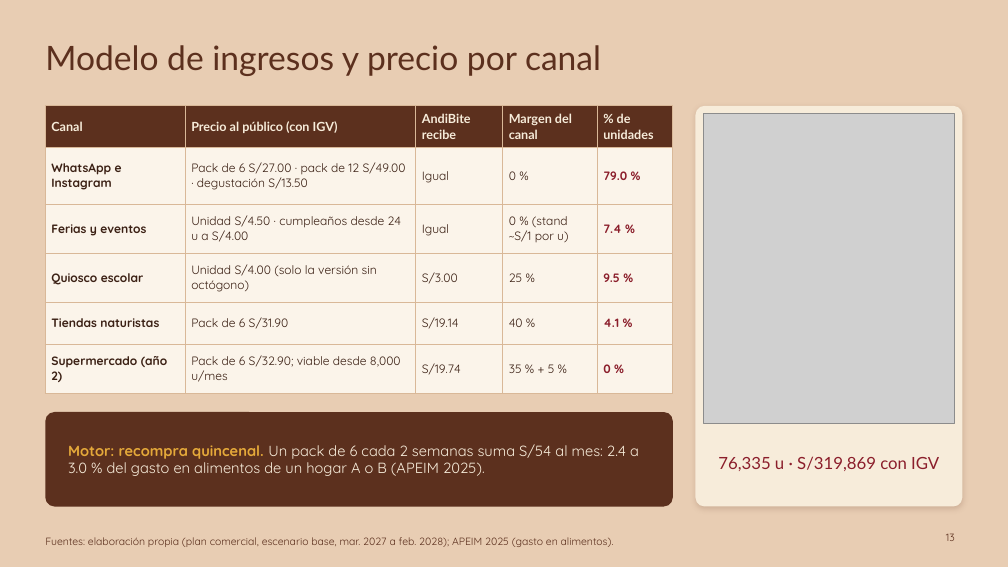
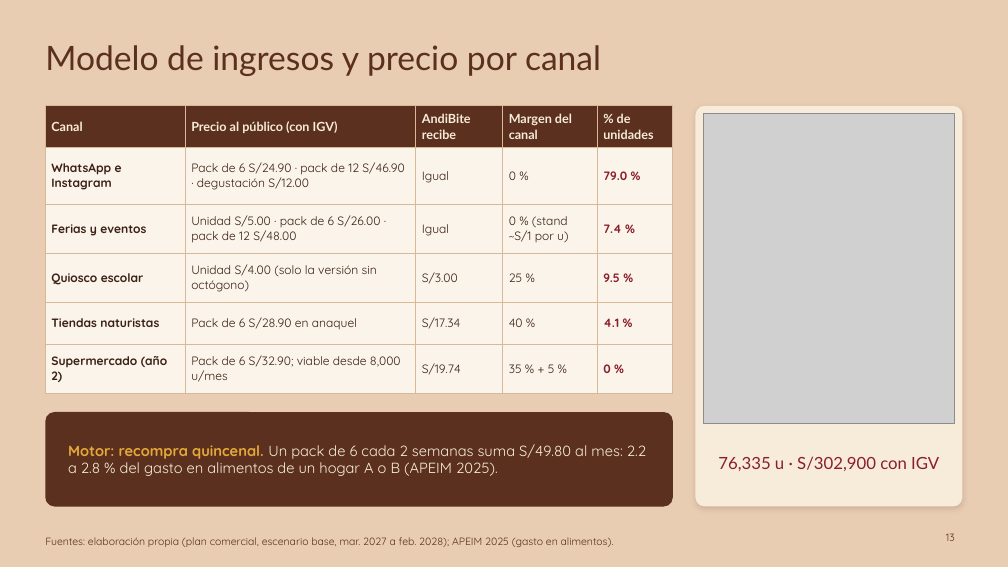
Before and after one commit to Darknow-web/Desarrollo-y-lanzamiento-de-producto-y-marca, a slide deck: slide 13 of 04-reformulacion/T1-presentacion-AndiBite-2-0.pptx. Drawn at 1008x567 pixels with LibreOffice and Linux fonts; fonts in the diff are those of the drawing; grey boxes stand for pictures. Boxes give left, top, right and bottom in pixels: in the first picture for what was removed or moved away, otherwise in the second. Text is boxed around its words. In the diff, an @@ line names an element or a change of style, - is before the commit and + after.

```diff
--- a/04-reformulacion/T1-presentacion-AndiBite-2-0.pptx
+++ b/04-reformulacion/T1-presentacion-AndiBite-2-0.pptx
@@ table at box(45, 106, 673, 386) @@
-row 2, column 2: Pack de 6 S/27.00 · pack de 12 S/49.00 · degustación S/13.50
+row 2, column 2: Pack de 6 S/24.90 · pack de 12 S/46.90 · degustación S/12.00
-row 3, column 2: Unidad S/4.50 · cumpleaños desde 24 u a S/4.00
+row 3, column 2: Unidad S/5.00 · pack de 6 S/26.00 · pack de 12 S/48.00
-row 5, column 2: Pack de 6 S/31.90
+row 5, column 2: Pack de 6 S/28.90 en anaquel
-row 5, column 3: S/19.14
+row 5, column 3: S/17.34
@@ text at box(68, 444, 646, 476): text changed @@
-Motor: recompra quincenal. Un pack de 6 cada 2 semanas suma S/54 al mes: 2.4 a 3.0 % del gasto en alimentos de un hogar A o B (APEIM 2025).
+Motor: recompra quincenal. Un pack de 6 cada 2 semanas suma S/49.80 al mes: 2.2 a 2.8 % del gasto en alimentos de un hogar A o B (APEIM 2025).
@@ text at box(718, 456, 939, 471): text changed @@
-76,335 u · S/319,869 con IGV
+76,335 u · S/302,900 con IGV
```
Also in this commit, not shown: 7 other slides changed, 11 other files.
